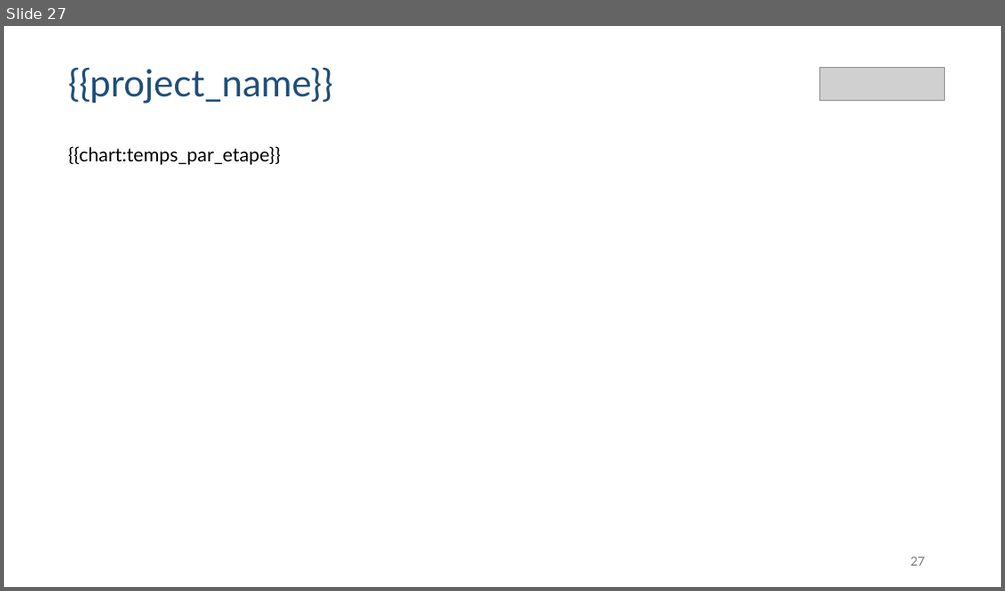
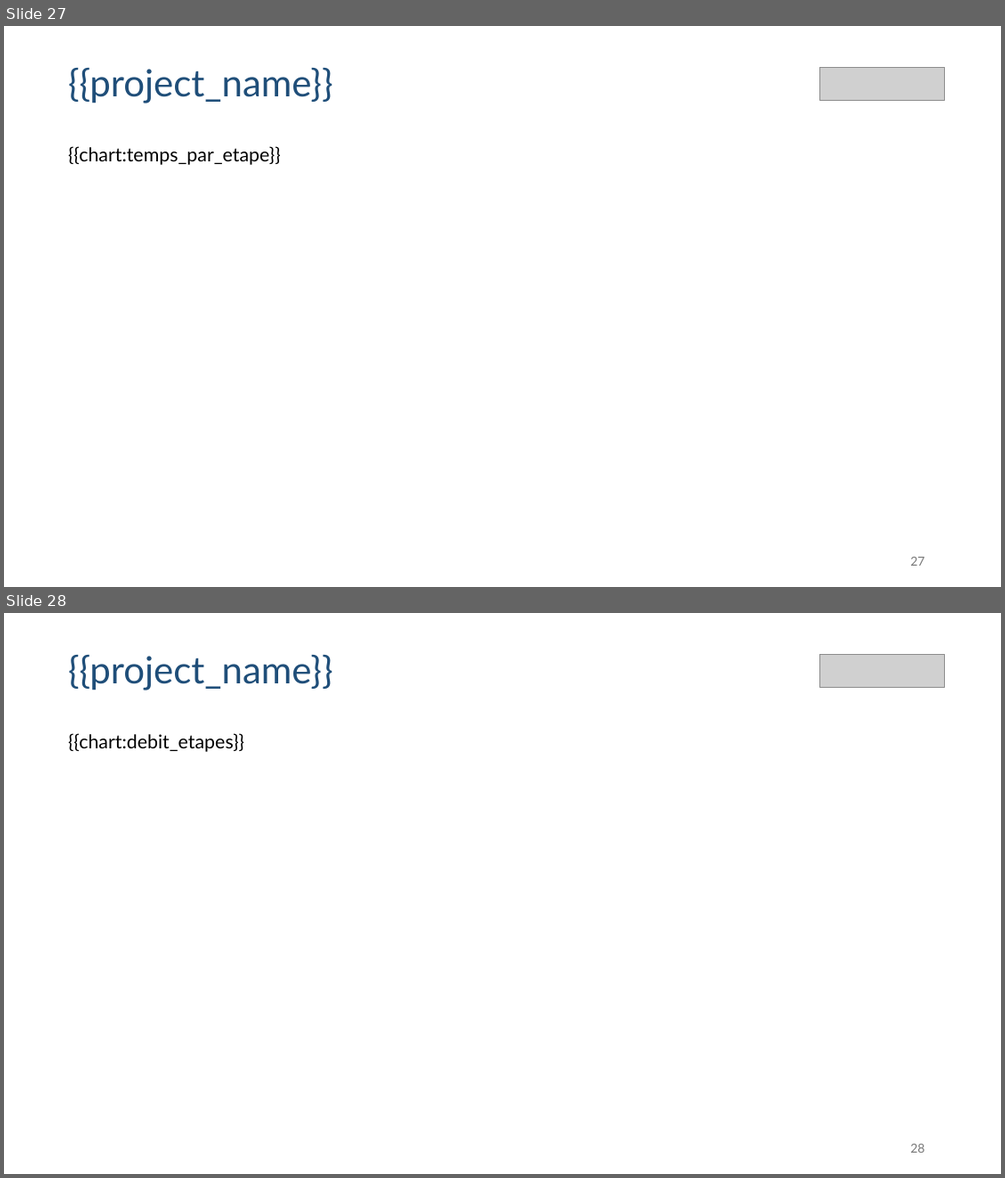
Before and after one commit to gbrieux/coach-jira, a slide deck: skills/jira-report/scaffold/template.pptx. Shown one above the other, each under a label of ours: slide 27 before the commit, slides 27 and 28 after it. The pictures are 1005x591 and 1005x1178 pixels, drawn with LibreOffice and Linux fonts; fonts in the diff are those of the drawing; grey boxes stand for pictures. Boxes give left, top, right and bottom in pixels: in the first picture for what was removed or moved away, otherwise in the second. Text is boxed around its words. In the diff, an @@ line names an element or a change of style, - is before the commit and + after.

Commit message:
Add "Débit par étape" slide with entry/exit flow per workflow status
- New indicator `debit_etapes` computes entries, exits, stock, coverage
  and returns per status over the last closed sprints, to expose where
  work accumulates and which downstream step is the likely bottleneck.
- Native render shows grouped entry/exit columns, a stock row aligned
  on the columns, and a right rail with the growing queue, arrivals vs
  deliveries per sprint, and the coach reading.
- New `debit_etapes.window_sprints` project.yaml field (default 3),
  documented in the scaffold and added to fetch defaults and fixtures.
- Add `debit_etapes_lecture` (200 chars) to the coach prompt and check.
- Slide inserted in both template.pptx files; tests and SKILL.md
  history updated.

```diff
--- a/skills/jira-report/scaffold/template.pptx
+++ b/skills/jira-report/scaffold/template.pptx
@@ slide 28 added at box(4, 613, 1001, 1174), background #FFFFFF @@
@@ text added at box(68, 654, 333, 690), 36 pt, text #1F4E79 @@
+{{project_name}}
@@ picture added at box(820, 655, 945, 688) @@
@@ text added at box(68, 733, 244, 752), 18.3 pt, text #000000 @@
+{{chart:debit_etapes}}
@@ text added at box(910, 1143, 924, 1152), 12 pt, text #797979 @@
+28
```
Also in this commit, not shown: 4 slides changed, 10 other files.
